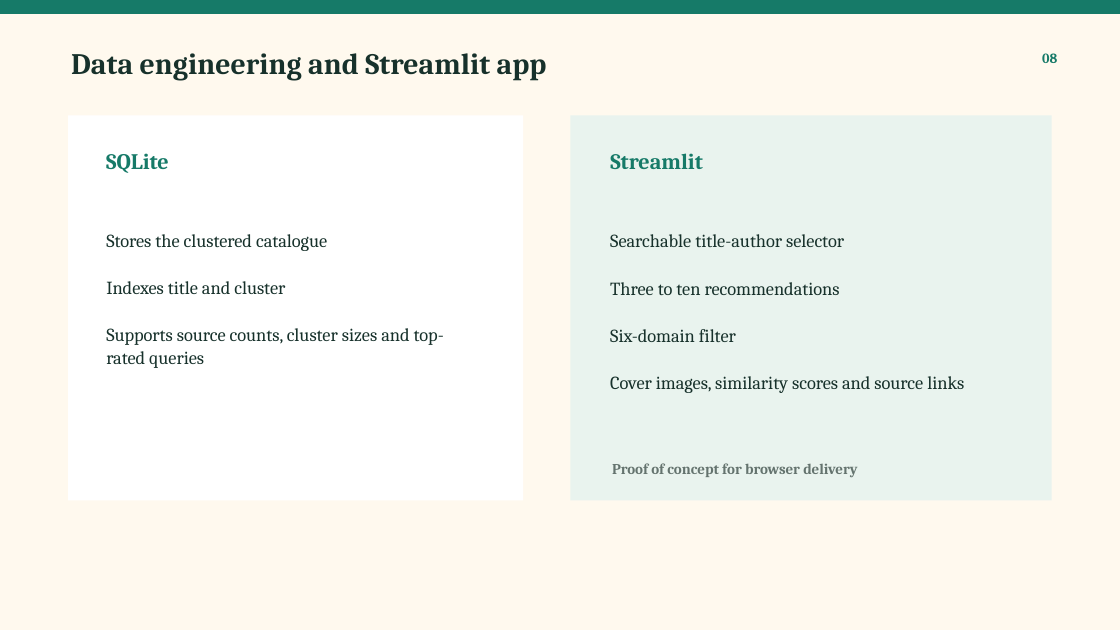
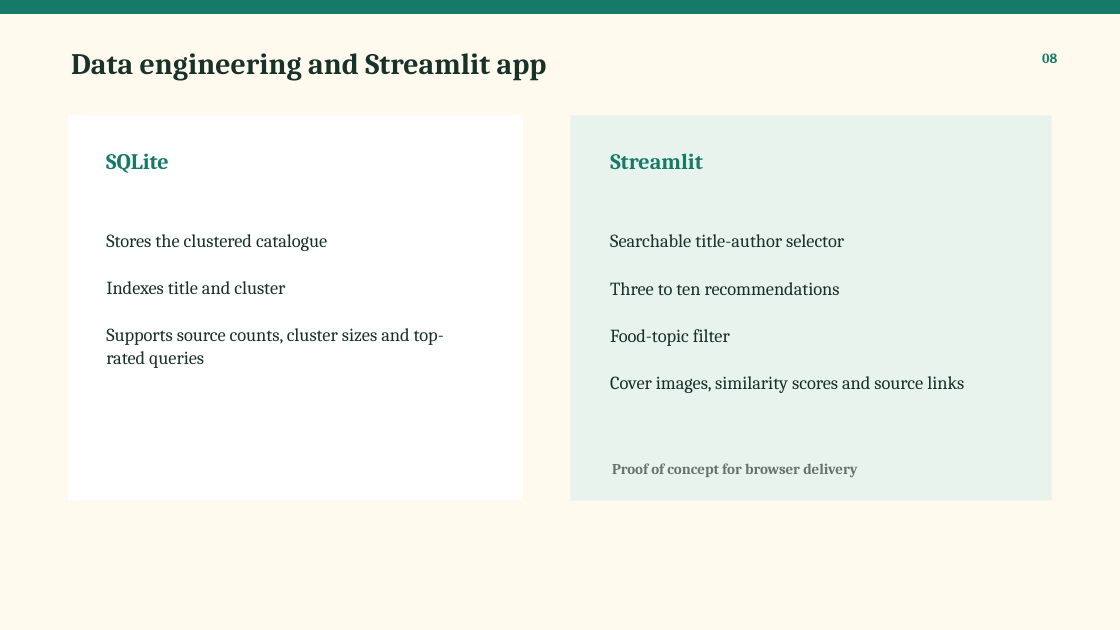
Before and after one commit to synergeo/FoodWise_Reads_Improved, a slide deck: slide 8 of output/FoodWise_Reads_Improved_Presentation.pptx. Drawn at 1120x630 pixels with LibreOffice and Linux fonts; fonts in the diff are those of the drawing. Boxes give left, top, right and bottom in pixels: in the first picture for what was removed or moved away, otherwise in the second. Text is boxed around its words. In the diff, an @@ line names an element or a change of style, - is before the commit and + after.

```diff
--- a/output/FoodWise_Reads_Improved_Presentation.pptx
+++ b/output/FoodWise_Reads_Improved_Presentation.pptx
@@ text at [610, 329, 730, 346]: text changed @@
-Six-domain filter
+Food-topic filter
```
Also in this commit, not shown: 3 other slides changed, 11 other files.
